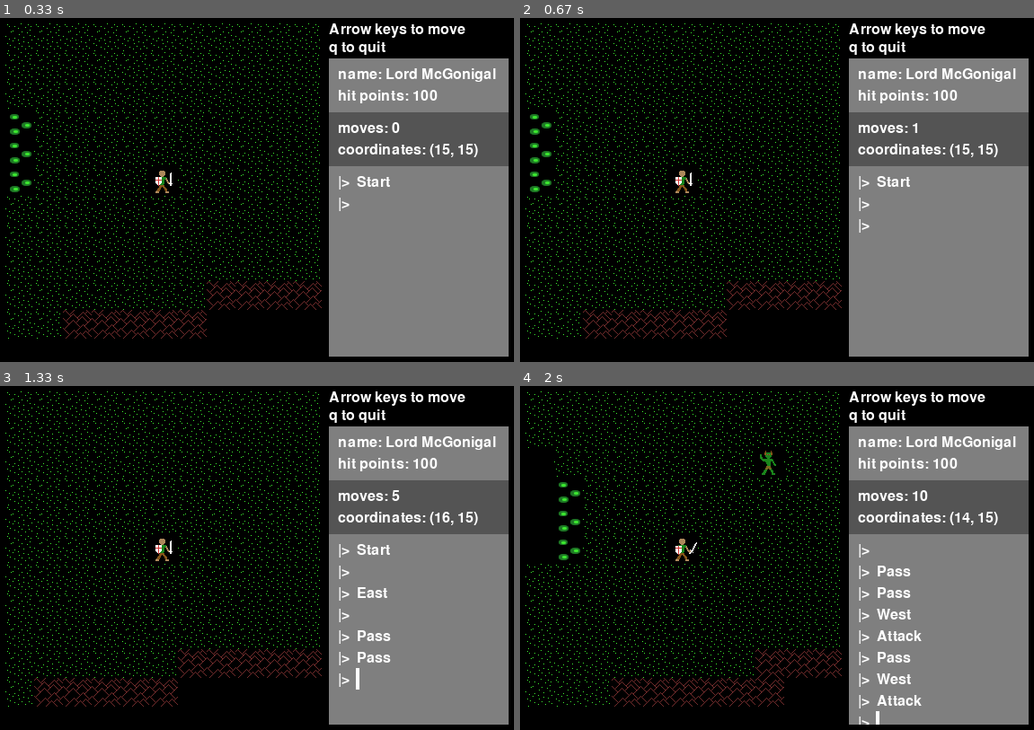
Above: before the commit, frames 1-4 (two rows, left to right).
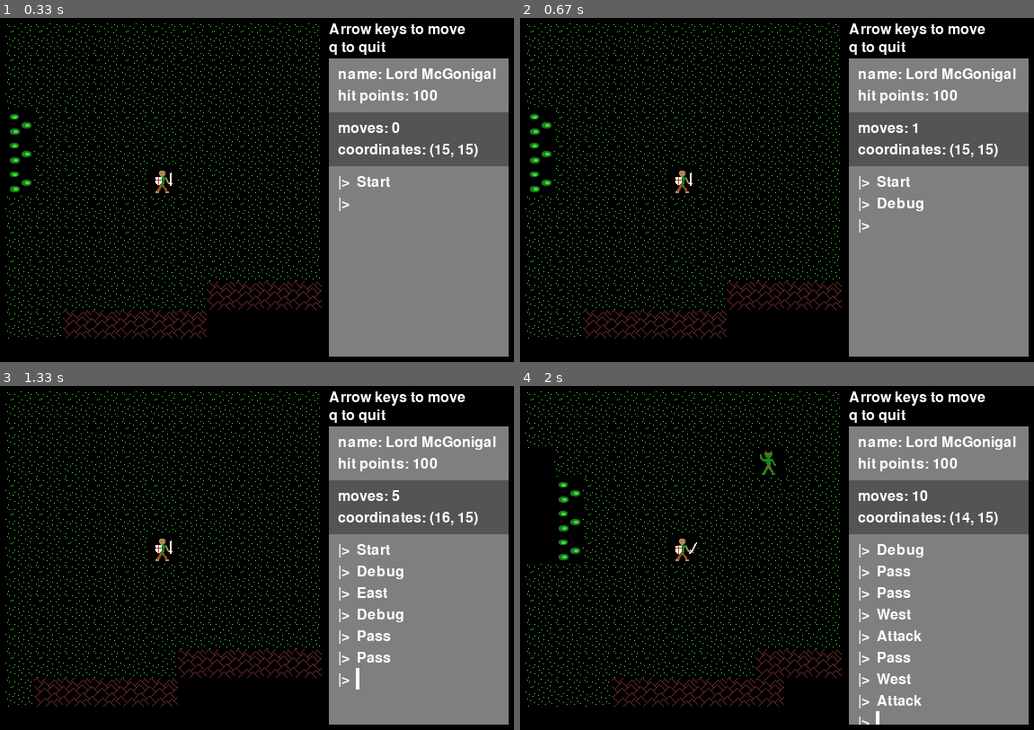
Above: after the commit, the same moments.

Repository: josh-reynolds/Python
Game: pygame game, started from pygame/nulltima/demo.py
Same seed, same stepped clock (60 frames per second), same inputs: the game is played once before the commit and once after it.
Inputs:
- Up to frame 1 (0.33 s): no input
- Up to frame 2 (0.67 s): hold D from 0.33 s (still down)
- Up to frame 3 (1.33 s): release D at 0.8 s; hold D 0.83-1.3 s; hold Right 0.83-1.3 s; tap Space at 0.9, 1.2 s
- Up to frame 4 (2 s): hold A 1.33-1.87 s; hold Left 1.33-1.87 s; tap Space at 1.4, 1.7, 1.97 s; hold A from 1.9 s (still down); hold Left from 1.9 s (still down)

Frame 1 is identical in both runs. In frame 2, 0.2% of the frame differs, in the area x 69-79%, y 52-57%; in frame 3, 0.3%, in the area x 69-79%, y 52-69%; in frame 4, 0.2%.

Commit message:
Basic skeleton for an action queue in Level, plus debug dump key while sorting this out

Diff:
--- a/pygame/nulltima/actions.py
+++ b/pygame/nulltima/actions.py
@@ -78,3 +78,10 @@
                 self.target.attack(monster)
                 return
         print("No target")
+
+class Debug(Action):
+    def __init__(self, target):
+        self.name = 'Debug'
+        self.target = target
+    def execute(self):
+        print(self.target.action_queue)
--- a/pygame/nulltima/game.py
+++ b/pygame/nulltima/game.py
@@ -184,7 +184,10 @@
                 (K_UP, 0): self.up,
                 (K_DOWN, 0): self.down,
                 (K_SPACE, 0): self.space,
+                (K_d, 0): self.d,
                 }
+
+        self.action_queue = []
 
         if options:
             for key,value in options.items():
@@ -234,6 +237,7 @@
         if (k, m) in self.shortcuts:
             self.shortcuts[k,m].execute()
             self.last_move = self.shortcuts[k,m].name
+            self.action_queue.append(pygame.key.name(k))
 
     def add_observer(self, observer):
         self.observers.append(observer)
@@ -254,6 +258,7 @@
         self.up = actions.North(self.player)
         self.down = actions.South(self.player)
         self.space = actions.Pass(self.player)
+        self.d = actions.Debug(self)
 
 class Game:
     level = None
